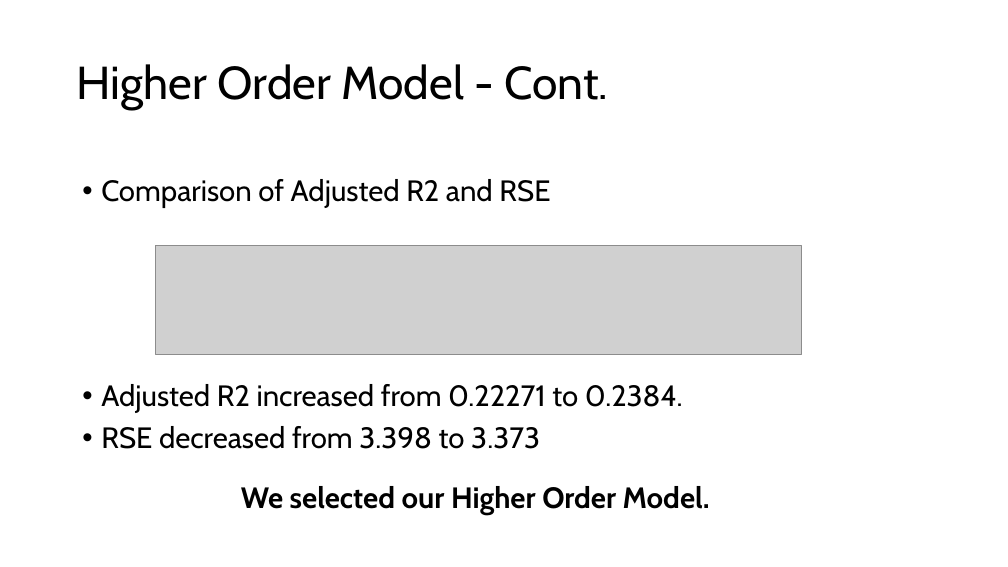
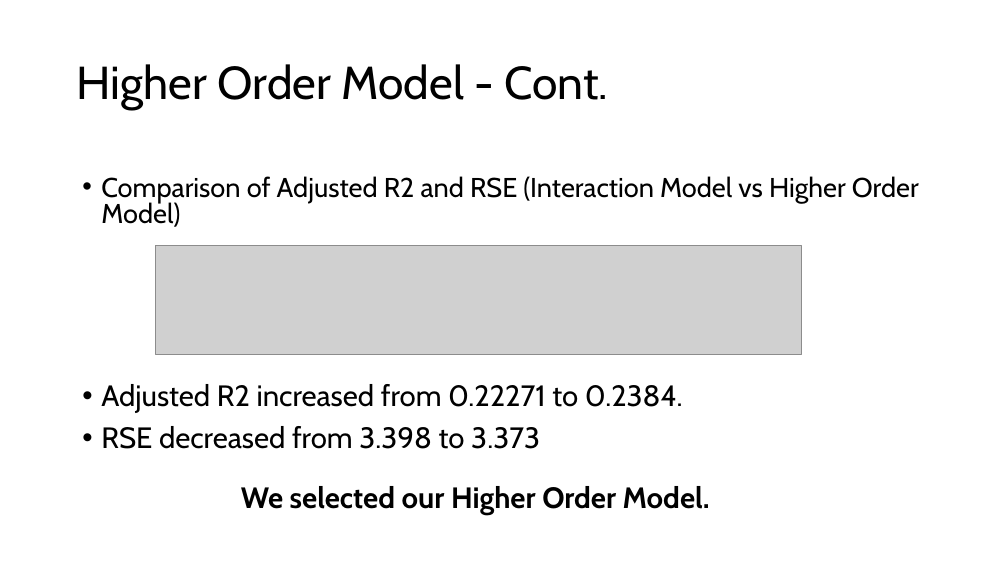
Before and after one commit to prs-sharma9/DATA-603_PROJECT, a slide deck: slide 12 of Final_Presentation.pptx. Drawn at 1008x567 pixels with LibreOffice and Linux fonts; fonts in the diff are those of the drawing; grey boxes stand for pictures. Boxes give left, top, right and bottom in pixels: in the first picture for what was removed or moved away, otherwise in the second. Text is boxed around its words. In the diff, an @@ line names an element or a change of style, - is before the commit and + after.

Commit message:
up

```diff
--- a/Final_Presentation.pptx
+++ b/Final_Presentation.pptx
@@ text at (101, 176, 919, 227): text changed; size 28 to 25.9 pt @@
-• Comparison of Adjusted R2 and RSE
+• Comparison of Adjusted R2 and RSE (Interaction Model vs Higher Order Model)
```
